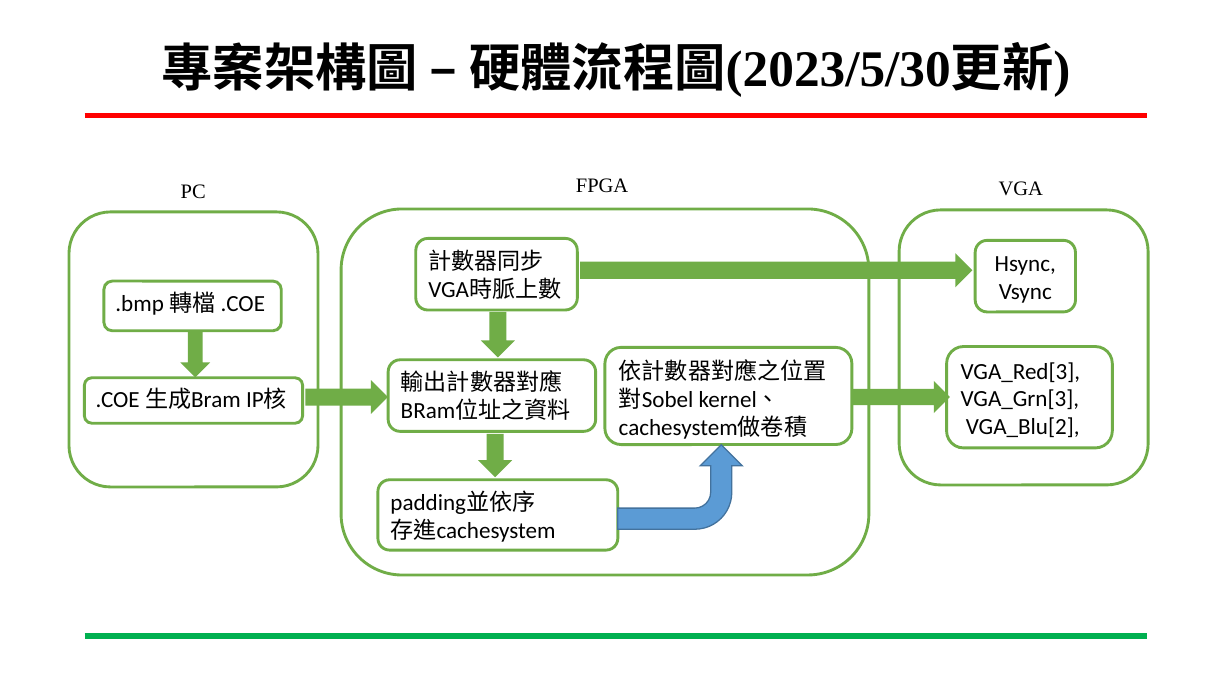
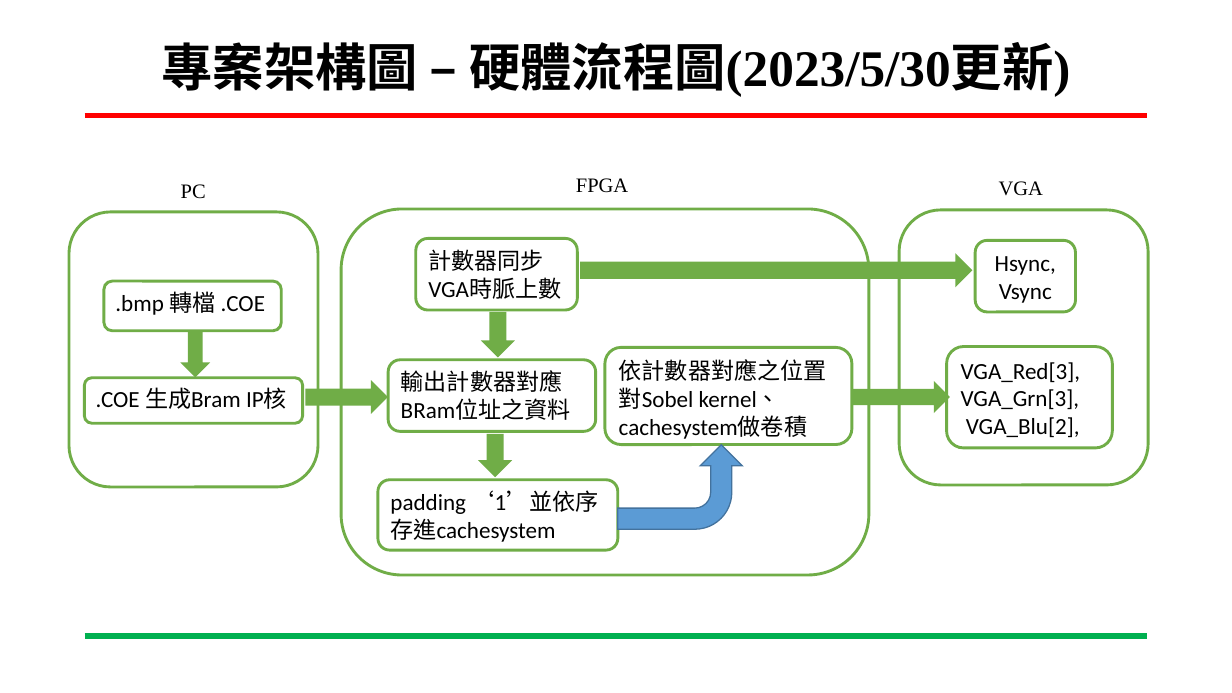
Before and after one commit to ing0331/FPGA, a slide deck: slide 12 of HW7_sobel_BRam/N06-Tutorial/專案進度報告-Sobel_VGA-吳東穎-20230531.pptx (slide 11 before the commit). Drawn at 1232x693 pixels with LibreOffice and Linux fonts; fonts in the diff are those of the drawing; background and template pictures are left out. Boxes give left, top, right and bottom in pixels: in the first picture for what was removed or moved away, otherwise in the second. Text is boxed around its words. In the diff, an @@ line names an element or a change of style, - is before the commit and + after.

```diff
--- a/HW7_sobel_BRam/N06-Tutorial/專案進度報告-Sobel_VGA-吳東穎-20230531.pptx
+++ b/HW7_sobel_BRam/N06-Tutorial/專案進度報告-Sobel_VGA-吳東穎-20230531.pptx
@@ text in rounded rectangle at (x1=390, y1=490, x2=598, y2=514): text changed @@
-padding並依序
+padding ‘1’並依序
```
Also in this commit, not shown: 13 other slides changed, 7 slides added, 17 other files.
